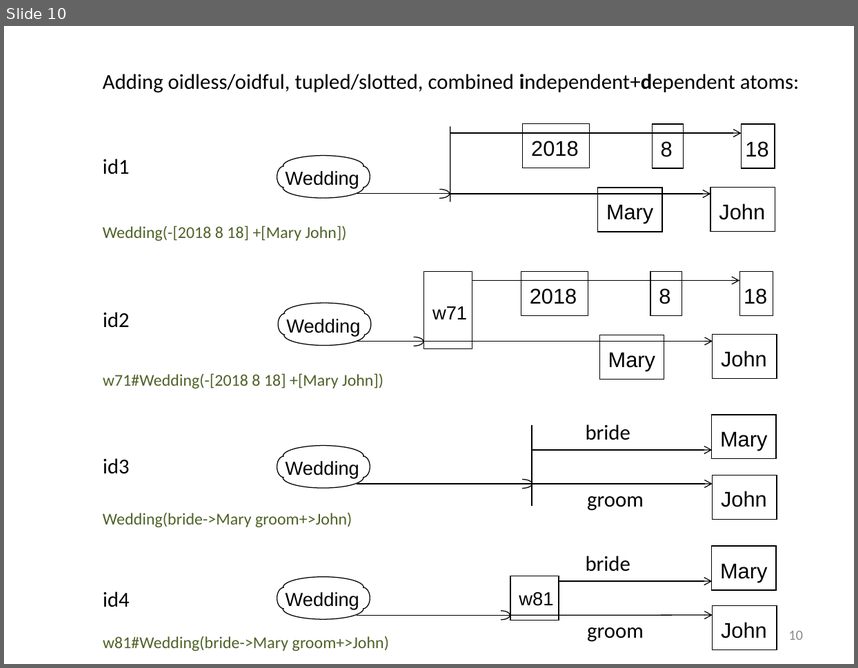
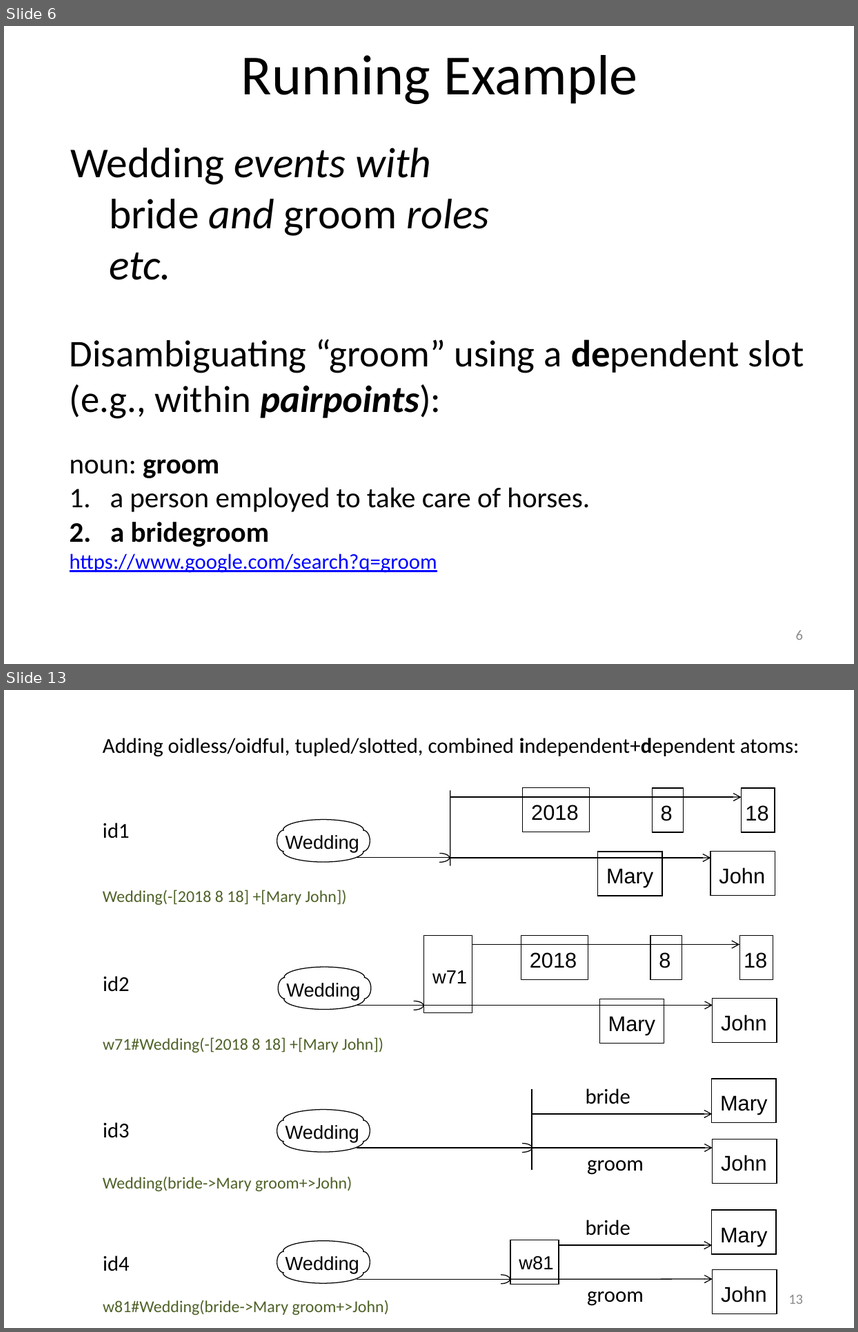
Before and after one commit to RuleML/ruleml-website, a slide deck: talks/PSOAMetamodelGrailogWedding.pptx. Shown one above the other, each under a label of ours: slide 10 before the commit, slides 6 and 13 after it; the slides between them are not shown. The pictures are 858x668 and 858x1332 pixels, drawn with LibreOffice and Linux fonts; fonts in the diff are those of the drawing. Boxes give left, top, right and bottom in pixels: in the first picture for what was removed or moved away, otherwise in the second. Text is boxed around its words. In the diff, an @@ line names an element or a change of style, - is before the commit and + after.

```diff
--- a/talks/PSOAMetamodelGrailogWedding.pptx
+++ b/talks/PSOAMetamodelGrailogWedding.pptx
@@ slide 6 added at bbox=[4, 26, 854, 664], background #FFFFFF @@
@@ title added at bbox=[241, 55, 638, 104], 48 pt, text #000000 @@
+Running Example
@@ text added at bbox=[70, 147, 490, 280], 36 pt, text #000000, italic @@
+Wedding events with
+bride and groom roles
+etc.
@@ text added at bbox=[70, 339, 804, 572], 32 pt, text #000000 @@
+Disambiguating “groom” using a dependent slot
+(e.g., within pairpoints):
+noun: groom
+1. a person employed to take care of horses.
+2. a bridegroom
+https://www.google.com/search?q=groom
@@ page number added at bbox=[796, 630, 803, 639], 12 pt, text #8C8C8C @@
+6
@@ what was slide 10 is now slide 13 @@
@@ page number at bbox=[789, 1294, 803, 1303]: text changed @@
-10
+13
```
Also in this commit, not shown: 10 slides changed, 2 other slides added, 1 other file.
